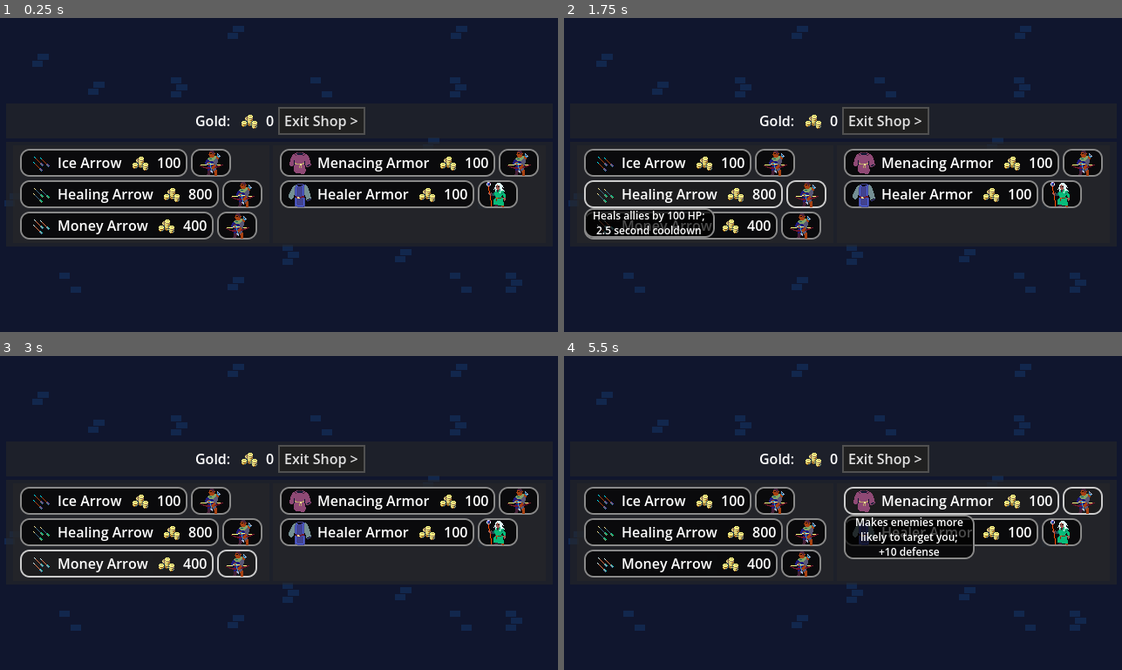
Above: before the commit, frames 1-4 (two rows, left to right).
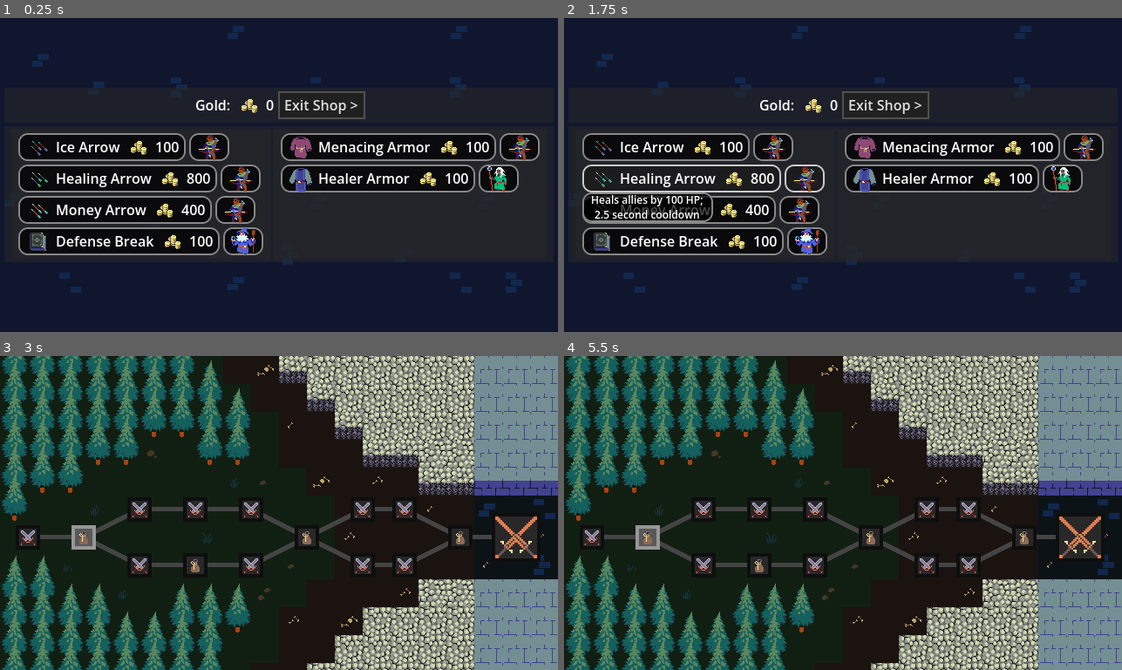
Above: after the commit, the same moments.

Repository: morie197/party_paranoia
Game: Godot game, scene res://shop/shop.tscn
The game is run twice, just before and just after one commit, with the same random seed, the same clock (stepped at 60 frames per second) and the same inputs. This scene is started directly instead of the project's main scene.
Inputs (mouse positions are in pixels of both pictures, inside the frame that each line leads up to):
- Up to frame 1 (0.25 s): no input
- Up to frame 2 (1.75 s): tap Enter at 0.5 s; move the mouse to (965, 159) at 0.52 s; press the mouse at (965, 159) at 0.53 s; hold D (right) 0.53-1.28 s; right-click (965, 159) at 0.8 s; tap Space at 1.25 s; move the mouse to (731, 190) at 1.27 s; release the mouse at (731, 190) at 1.28 s; hold S (down) from 1.28 s (still down); right-click (731, 190) at 1.35 s; click (731, 190) at 1.55 s
- Up to frame 3 (3 s): tap Enter at 2 s; move the mouse to (334, 443) at 2.02 s; release S (down) at 2.03 s; press the mouse at (334, 443) at 2.03 s; hold D (right) 2.03-2.78 s; right-click (334, 443) at 2.3 s; tap Space at 2.75 s; move the mouse to (251, 575) at 2.77 s; release the mouse at (251, 575) at 2.78 s; hold W (up) from 2.78 s (still down); right-click (251, 575) at 2.85 s
- Up to frame 4 (5.5 s): click (815, 575) at 3.05 s; tap Enter at 3.5 s; move the mouse to (1010, 560) at 3.52 s; release W (up) at 3.53 s; press the mouse at (1010, 560) at 3.53 s; hold A (left) 3.53-5.03 s; right-click (1010, 560) at 3.8 s; tap Space at 4.25 s; move the mouse to (675, 465) at 4.27 s; release the mouse at (675, 465) at 4.28 s; right-click (675, 465) at 4.35 s; click (675, 465) at 4.55 s; move the mouse to (870, 513) at 5.02 s; press the mouse at (870, 513) at 5.03 s; hold S (down) from 5.03 s (still down); right-click (870, 513) at 5.3 s

The runs differ from the first frame. In frame 1, 20% of the frame differs, in the area x 3-97%, y 23-77%; in frame 2, 20%; in frame 3, 76%; in frame 4, 76%, in the area x 0-100%, y 0-100%.

Commit message:
[Add] Defense reduction debuff and mage ability

Diff:
--- a/character_components/general_components/character.gd
+++ b/character_components/general_components/character.gd
@@ -128,6 +128,8 @@
 			character_stats.apply_slow_debuff(duration)
 		"gold":
 			character_stats.apply_extra_gold_debuff(duration)
+		"defense":
+			character_stats.apply_def_debuff(duration)
 		_:
 			print("Unknown debuff: " + debuff_name.to_lower())
 
--- a/character_components/general_components/character_pathfinding.gd
+++ b/character_components/general_components/character_pathfinding.gd
@@ -184,7 +184,7 @@
 				special_attacking = true
 				attack_position = target_character.global_position
 			else:
-				#print("Can't special attack sadge")
+				print("Can't special attack sadge")
 				special_attacking = false
 	else:
 		attack_position = initial_position
--- a/character_components/general_components/character_stats.gd
+++ b/character_components/general_components/character_stats.gd
@@ -16,16 +16,20 @@
 
 const SLOW_DEBUFF_TINT: Color = Color(0.472, 0.873, 1.0, 1.0)
 const GOLD_DEBUFF_TINT: Color = Color(0.894, 0.821, 0.258, 1.0)
+const DEF_DEBUFF_TINT: Color = Color(0.632, 0.149, 0.337, 1.0)
 
 const GOLD_DEBUFF_ICON = preload("uid://cx40g6dv1gy60")
 const SLOW_DEBUFF_ICON = preload("uid://prc2uagvv015")
+const DEF_DEBUFF_ICON = preload("uid://c7b1qtnqaolud")
 
 var debuff_timers: Dictionary[String, Timer]
 
 var slow_amount: float = 0.5
 var extra_gold_amount: float = 1.5
+var defense_reduction: float = 10
 
 var base_movement_speed: float = 0
+var base_defense: float = 0
 
 var equipment: ShopItem
 var ability: ShopItem
@@ -53,9 +57,11 @@
 			character_attack_target_controller.max_traitor_moves = GameManager.get_max_traitor_moves()
 
 	if ability and ability.projectile_to_use != null:
+		character.special_attack_input_controller = character.character_attack_target_controller
 		var projectile_attack = CharacterProjectileAttack.new()
 		projectile_attack.shooter = character
 		character.add_child(projectile_attack)
+		print("Gave " + stats.character_role_name + " special ability!")
 
 		projectile_attack.projectile_to_fire = ability.projectile_to_use
 		projectile_attack.attack_damage = ability.item_attack
@@ -148,6 +154,8 @@
 			character_health.max_hp += equipment.item_hp
 			character_health.defense += equipment.item_defense
 
+	base_defense = character_health.defense
+
 	if character_block:
 		character_block.max_block = stats.character_max_block
 
@@ -195,6 +203,10 @@
 func set_gold_given(value: float):
 	if character:
 		character.gold_given_on_death = value
+
+func set_defense(value: float):
+	if character:
+		character.character_health.defense = value
 
 func create_debuff_timer(duration: float, timer_name: String) -> Timer:
 	if debuff_timers.has(timer_name):
@@ -236,3 +248,15 @@
 	extra_gold_timer.timeout.connect(set_gold_given.bind(base_gold))
 	extra_gold_timer.timeout.connect(remove_color_tint.bind(GOLD_DEBUFF_TINT))
 	extra_gold_timer.start()
+
+func apply_def_debuff(duration: float):
+	var base_def: float = base_defense
+	set_defense(clampf(base_def - defense_reduction, 0, base_def))
+	add_color_tint(DEF_DEBUFF_TINT)
+	var def_timer: Timer = create_debuff_timer(duration, "defense")
+	if character and character.character_health_bar:
+		character.character_health_bar.add_debuff(DEF_DEBUFF_ICON)
+		def_timer.timeout.connect(character.character_health_bar.remove_debuff.bind(DEF_DEBUFF_ICON))
+	def_timer.timeout.connect(set_defense.bind(base_def))
+	def_timer.timeout.connect(remove_color_tint.bind(DEF_DEBUFF_TINT))
+	def_timer.start()
--- /dev/null
+++ b/projectiles/mage/mage_defbreak.tscn
@@ -0,0 +1,32 @@
+[gd_scene format=3 uid="uid://bsg3u8n36xlu6"]
+
+[ext_resource type="Script" uid="uid://63ehojstmujk" path="res://projectiles/mage/mage_projectile.gd" id="1_dqjdh"]
+
+[sub_resource type="Gradient" id="Gradient_q0cx6"]
+interpolation_mode = 1
+offsets = PackedFloat32Array(0, 0.3904762, 0.53015876, 0.60634923, 0.6603175, 1)
+colors = PackedColorArray(1, 0.45882353, 0.47058824, 1, 1, 0.45882353, 0.47058824, 0.58431375, 1, 0.45882353, 0.47058824, 0.4627451, 1, 0.45882353, 0.47058824, 0.25490198, 1, 0.45882353, 0.47058824, 0, 1, 1, 1, 0)
+
+[sub_resource type="GradientTexture2D" id="GradientTexture2D_q4323"]
+gradient = SubResource("Gradient_q0cx6")
+width = 16
+height = 16
+fill = 1
+fill_from = Vector2(0.5, 0.5)
+
+[sub_resource type="CircleShape2D" id="CircleShape2D_pofft"]
+radius = 8.0
+
+[node name="DefBreakProjectile" type="Node2D" unique_id=155385979]
+script = ExtResource("1_dqjdh")
+
+[node name="ProjectileVisuals" type="Node2D" parent="." unique_id=425731625]
+
+[node name="Sprite2D" type="Sprite2D" parent="ProjectileVisuals" unique_id=1401151769]
+texture = SubResource("GradientTexture2D_q4323")
+
+[node name="ProjectileHitBox" type="Area2D" parent="." unique_id=1980277344]
+unique_name_in_owner = true
+
+[node name="CollisionShape2D" type="CollisionShape2D" parent="ProjectileHitBox" unique_id=1564093604]
+shape = SubResource("CircleShape2D_pofft")
--- a/shop/shop.tscn
+++ b/shop/shop.tscn
@@ -11,6 +11,7 @@
 [ext_resource type="Resource" uid="uid://br6ejqs75pa8b" path="res://shop/wares/abilities/ice arrow/ice_arrow_item.tres" id="6_xad5q"]
 [ext_resource type="Resource" uid="uid://de3heagio4wti" path="res://shop/wares/abilities/healing arrow/healing_arrow_item.tres" id="7_ljlg5"]
 [ext_resource type="Resource" uid="uid://1s6k7twj18sm" path="res://shop/wares/abilities/gold arrow/gold_arrow.tres" id="11_mmyc1"]
+[ext_resource type="Resource" uid="uid://d8851843uxem" path="res://shop/wares/abilities/defbreak ball/defbreak.tres" id="12_yrv44"]
 [ext_resource type="Resource" uid="uid://bumdfmb7bak6a" path="res://shop/wares/equipment/healing_armor.tres" id="13_cd0xb"]
 [ext_resource type="Resource" uid="uid://beqakuc6k1k5" path="res://shop/wares/equipment/menacing_armor.tres" id="13_yrv44"]
 
@@ -355,7 +356,7 @@
 
 [node name="ShopCategory" parent="ShopMenu/VBoxContainer/PanelContainer/ShopItems" unique_id=1743100164 instance=ExtResource("4_mrnko")]
 layout_mode = 2
-items = Array[ExtResource("5_2wf2a")]([ExtResource("6_xad5q"), ExtResource("7_ljlg5"), ExtResource("11_mmyc1")])
+items = Array[ExtResource("5_2wf2a")]([ExtResource("6_xad5q"), ExtResource("7_ljlg5"), ExtResource("11_mmyc1"), ExtResource("12_yrv44")])
 
 [node name="ShopCategory2" parent="ShopMenu/VBoxContainer/PanelContainer/ShopItems" unique_id=1668566154 instance=ExtResource("4_mrnko")]
 layout_mode = 2
--- /dev/null
+++ b/shop/wares/abilities/defbreak ball/defbreak.tres
@@ -0,0 +1,20 @@
+[gd_resource type="Resource" script_class="ShopItem" format=3 uid="uid://d8851843uxem"]
+
+[ext_resource type="Script" uid="uid://den3a56qy88sg" path="res://shop/wares/shop_item.gd" id="1_4gwyx"]
+[ext_resource type="Texture2D" uid="uid://du6gibf04s8i" path="res://shop/wares/abilities/defbreak ball/defbreak_icon.tres" id="1_e346d"]
+[ext_resource type="PackedScene" uid="uid://bsg3u8n36xlu6" path="res://projectiles/mage/mage_defbreak.tscn" id="2_7qb0g"]
+
+[resource]
+script = ExtResource("1_4gwyx")
+item_name = "Defense Break"
+item_icon = ExtResource("1_e346d")
+item_description = "Reduces enemy defense by 10 for 4 seconds upon hit; does 10 damage; 3 second cooldown"
+item_slot = "ability"
+for_role = "mage"
+item_attack = 10.0
+item_attack_speed = 20.0
+item_cooldown = 3.0
+projectile_to_use = ExtResource("2_7qb0g")
+debuff_to_apply = "defense"
+debuff_length = 4.0
+metadata/_custom_type_script = "uid://den3a56qy88sg"
--- /dev/null
+++ b/shop/wares/abilities/defbreak ball/defbreak_icon.tres
@@ -0,0 +1,7 @@
+[gd_resource type="AtlasTexture" format=3 uid="uid://du6gibf04s8i"]
+
+[ext_resource type="Texture2D" uid="uid://b33fyxwx0ypop" path="res://imported_art/items.png" id="1_uhx84"]
+
+[resource]
+atlas = ExtResource("1_uhx84")
+region = Rect2(96, 672, 32, 32)
--- /dev/null
+++ b/ui/icons/def_debuff_icon.tres
@@ -0,0 +1,7 @@
+[gd_resource type="AtlasTexture" format=3 uid="uid://c7b1qtnqaolud"]
+
+[ext_resource type="Texture2D" uid="uid://b33fyxwx0ypop" path="res://imported_art/items.png" id="1_uyi5d"]
+
+[resource]
+atlas = ExtResource("1_uyi5d")
+region = Rect2(64, 352, 32, 32)
